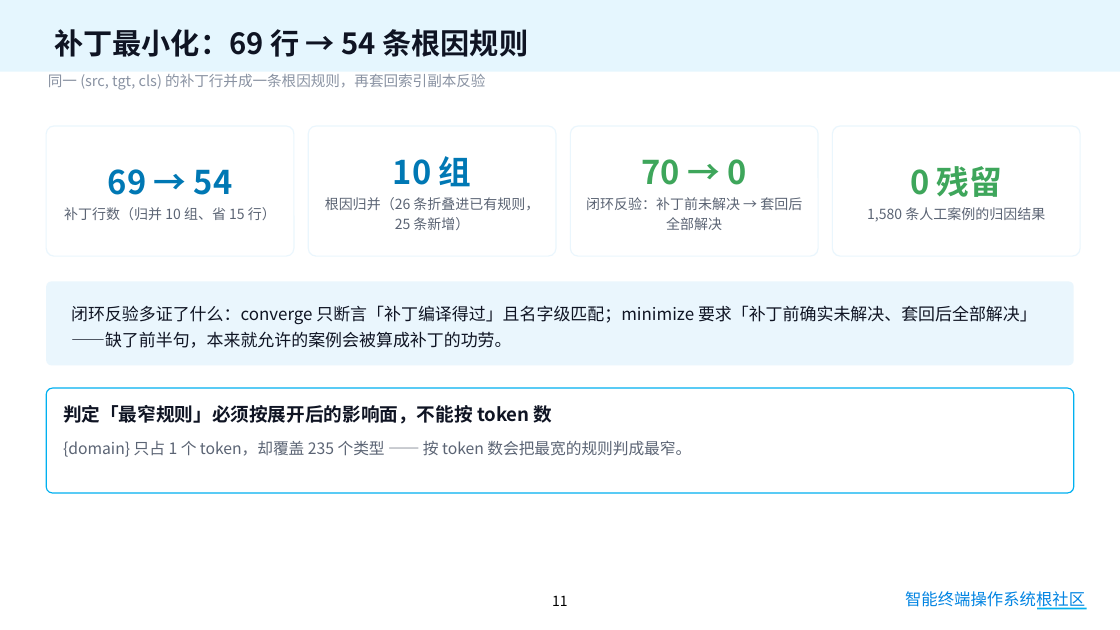
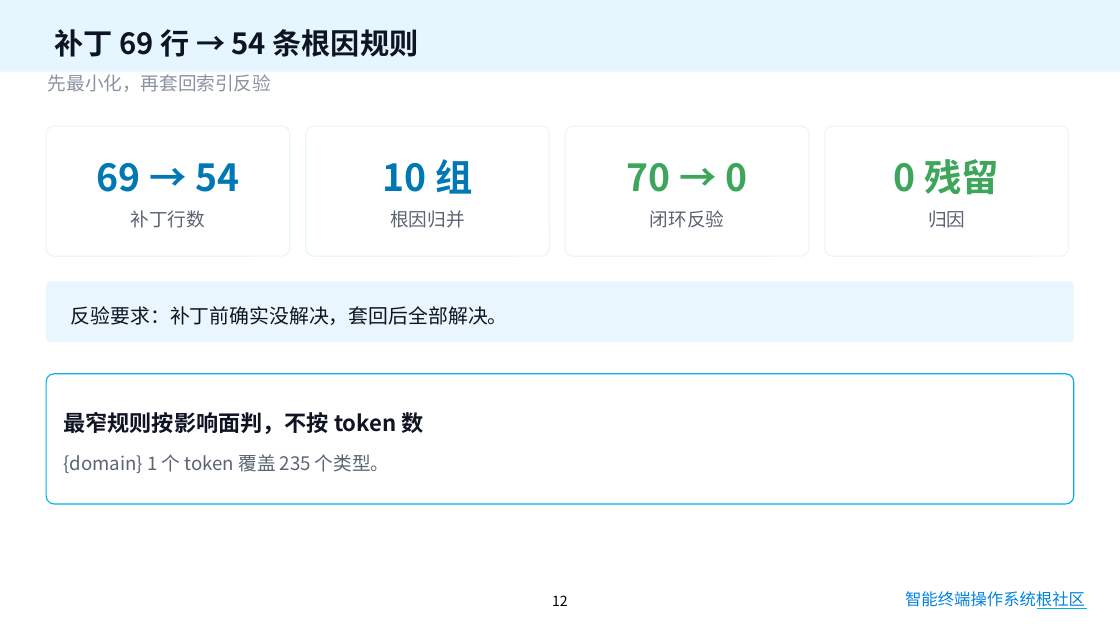
Before and after one commit to asymecat/policy_loop, a slide deck: slide 12 of docs/policy_loop-答辩.pptx (slide 11 before the commit). Drawn at 1120x630 pixels with LibreOffice and Linux fonts; fonts in the diff are those of the drawing; background and template pictures are left out. Boxes give left, top, right and bottom in pixels: in the first picture for what was removed or moved away, otherwise in the second. Text is boxed around its words. In the diff, an @@ line names an element or a change of style, - is before the commit and + after.

```diff
--- a/docs/policy_loop-答辩.pptx
+++ b/docs/policy_loop-答辩.pptx
@@ text at bbox=[54, 29, 419, 57]: text changed @@
-补丁最小化：69 行 → 54 条根因规则
+补丁 69 行 → 54 条根因规则
@@ text at bbox=[48, 74, 271, 92]: text changed; size 12.5 to 16 pt @@
-同一 (src, tgt, cls) 的补丁行并成一条根因规则，再套回索引副本反验
+先最小化，再套回索引反验
@@ rounded rectangle "69 → 54": place and size @@
-rounded rectangle "69 → 54" at bbox=[46, 126, 294, 256]
+rounded rectangle "69 → 54" at bbox=[46, 126, 290, 256]
@@ rounded rectangle "10 组": place and size @@
-rounded rectangle "10 组" at bbox=[308, 126, 556, 256]
+rounded rectangle "10 组" at bbox=[306, 126, 549, 256]
@@ rounded rectangle "70 → 0": place and size @@
-rounded rectangle "70 → 0" at bbox=[571, 126, 818, 256]
+rounded rectangle "70 → 0" at bbox=[565, 126, 809, 256]
@@ rounded rectangle "0 残留": place and size @@
-rounded rectangle "0 残留" at bbox=[833, 126, 1081, 256]
+rounded rectangle "0 残留" at bbox=[825, 126, 1069, 256]
@@ text in rounded rectangle at bbox=[97, 163, 239, 192]: size 28 to 32 pt in "69 → 54"; more space between paragraphs @@
@@ text in rounded rectangle at bbox=[383, 159, 472, 194]: size 28 to 32 pt in "10 组"; more space between paragraphs @@
@@ text in rounded rectangle at bbox=[627, 163, 747, 192]: size 28 to 32 pt in "70 → 0"; more space between paragraphs @@
@@ text in rounded rectangle at bbox=[894, 159, 1000, 195]: size 28 to 32 pt in "0 残留"; more space between paragraphs @@
@@ text in rounded rectangle at bbox=[131, 210, 205, 228]: text changed; size 12 to 16 pt @@
-补丁行数（归并 10 组、省 15 行）
+补丁行数
@@ text in rounded rectangle at bbox=[390, 210, 464, 228]: text changed; size 12 to 16 pt @@
-根因归并（26 条折叠进已有规则，25 条新增）
+根因归并
@@ text in rounded rectangle at bbox=[650, 210, 724, 228]: text changed; size 12 to 16 pt @@
-闭环反验：补丁前未解决 → 套回后全部解决
+闭环反验
@@ text in rounded rectangle at bbox=[928, 210, 965, 228]: text changed; size 12 to 16 pt @@
-1,580 条人工案例的归因结果
+归因
@@ rounded rectangle "反验要求：补丁前确实没解决，套回后全部解决。": place and size @@
-rounded rectangle "反验要求：补丁前确实没解决，套回后全部解决。" at bbox=[46, 281, 1074, 365]
+rounded rectangle "反验要求：补丁前确实没解决，套回后全部解决。" at bbox=[46, 281, 1074, 342]
@@ text in rounded rectangle at bbox=[71, 306, 508, 325]: text changed; size 14.5 to 17 pt @@
-闭环反验多证了什么：converge 只断言「补丁编译得过」且名字级匹配；minimize 要求「补丁前确实未解决、套回后全部解决」——缺了前半句，本来就允许的案例会被算成补丁的功劳。
+反验要求：补丁前确实没解决，套回后全部解决。
@@ rounded rectangle "最窄规则按影响面判，不按 token 数": place and size @@
-rounded rectangle "最窄规则按影响面判，不按 token 数" at bbox=[46, 388, 1074, 493]
+rounded rectangle "最窄规则按影响面判，不按 token 数" at bbox=[46, 374, 1074, 504]
@@ rounded rectangle "最窄规则按影响面判，不按 token 数" at bbox=[46, 374, 1074, 504]: vertical alignment top to middle @@
@@ text in rounded rectangle at bbox=[64, 412, 424, 473]: text changed; size 13.5 to 16 pt @@
-判定「最窄规则」必须按展开后的影响面，不能按 token 数
-{domain} 只占 1 个 token，却覆盖 235 个类型 —— 按 token 数会把最宽的规则判成最窄。
+最窄规则按影响面判，不按 token 数
+{domain} 1 个 token 覆盖 235 个类型。
@@ page number at bbox=[552, 595, 568, 606]: text changed @@
-11
+12
@@ text "智能终端操作系统根社区" at bbox=[905, 591, 1085, 609]: text colour #0284E2 to gradient #0284E2 to #00B050 @@
```
Also in this commit, not shown: 20 other slides changed, 1 slide added, 1 other file.
